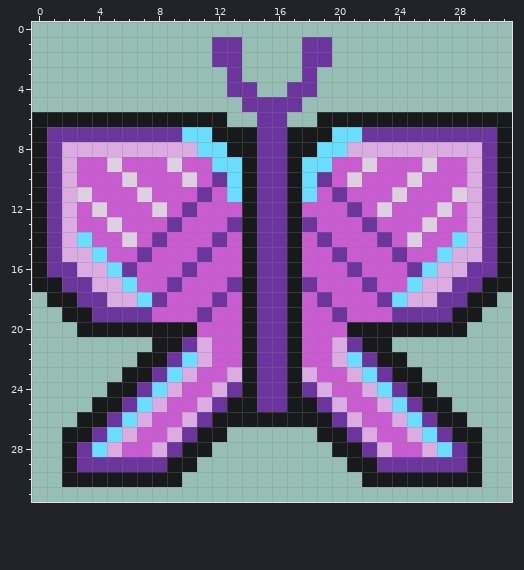
Pixel-art sprite -- src/assets/sprites/powerup/butterfly3.png. That is the earlier state.
The file is 32x32 pixels.
After:
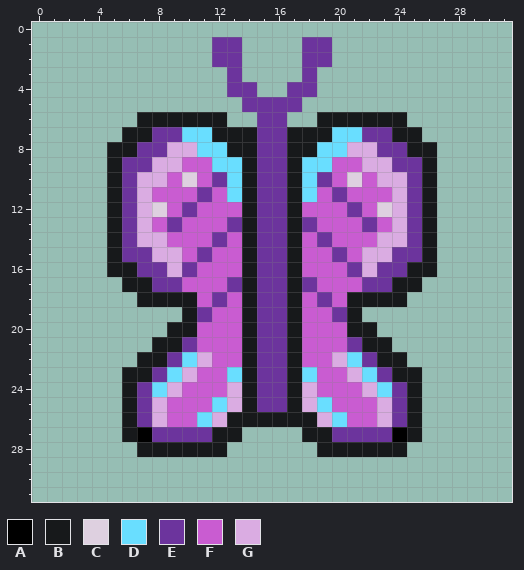
Palette (. is transparent): A #000000  B #17191b  C #ded0e0  D #69deff  E #6c349d  F #c95cd1  G #daace2
What changed:
@@ x 0..31 @@
  5 ..............EEEE..............
- 6 BBBBBBBBBBBBB..EE..BBBBBBBBBBBBB
- 7 BEEEEEEEEEDDBBBEEBBBDDEEEEEEEEEB
- 8 BEGGGGGGGGGDDBBEEBBDDGGGGGGGGGEB
- 9 BEGFFCFFFCFFDDBEEBDDFFCFFFCFFGEB
-10 BEGFFFCFFFCFEDBEEBDEFCFFFCFFFGEB
-11 BEGCFFFCFFFEFDBEEBDFEFFFCFFFCGEB
-12 BEGFCFFFCFEFFFBEEBFFFEFCFFFCFGEB
-13 BEGFFCFFFEFFFEBEEBEFFFEFFFCFFGEB
-14 BEGDFFCFEFFFEFBEEBFEFFFEFCFFDGEB
-15 BEGGDFFEFFFEFFBEEBFFEFFFEFFDGGEB
-16 BEEGGDEFFFEFFFBEEBFFFEFFFEDGGEEB
-17 BBEEGGDFFEFFFEBEEBEFFFEFFDGGEEBB
-18 .BBEEGGDEFFFEFBEEBFEFFFEDGGEEBB.
-19 ..BBEEEEFFFEFFBEEBFFEFFFEEEEBB..
-20 ...BBBBBBBBFFFBEEBFFFBBBBBBBB...
-21 ........BBEGFFBEEBFFGEBB........
+ 6 .......BBBBBB..EE..BBBBBB.......
+ 7 ......BBEEDDBBBEEBBBDDEEBB......
+ 8 .....BBEEGGDDBBEEBBDDGGEEBB.....
+ 9 .....BEEGGFFDDBEEBDDFFGGEEB.....
+10 .....BEGGFCFEDBEEBDEFCFGGEB.....
+11 .....BEGFFFEFDBEEBDFEFFFGEB.....
+12 .....BEGCFEFFFBEEBFFFEFCGEB.....
+13 .....BEGFEFFFEBEEBEFFFEFGEB.....
+14 .....BEGGFFFEFBEEBFEFFFGGEB.....
+15 .....BEEGGFEFFBEEBFFEFGGEEB.....
+16 .....BBEEGEFFFBEEBFFFEGEEBB.....
+17 ......BBEEFFFEBEEBEFFFEEBB......
+18 .......BBBBFEFBEEBFEFBBBB.......
+19 ..........BEFFBEEBFFEB..........
+20 .........BBFFFBEEBFFFBB.........
+21 ........BBEFFFBEEBFFFEBB........
 22 .......BBEDGFFBEEBFFGDEBB.......
-23 ......BBEDGFFGBEEBGFFGDEBB......
-24 .....BBEDGFFGEBEEBEGFFGDEBB.....
-25 ....BBEDGFFGEBBEEBBEGFFGDEBB....
-26 ...BBEDGFFGEBBBBBBBBEGFFGDEBB...
-27 ..BBEDGFFGEBB......BBEGFFGDEBB..
-28 ..BEDGFFGEBB........BBEGFFGDEB..
-29 ..BEEEEEEBB..........BBEEEEEEB..
-30 ..BBBBBBBB............BBBBBBBB..
+23 ......BBEDGFFDBEEBDFFGDEBB......
+24 ......BEDGFFFGBEEBGFFFGDEB......
+25 ......BEGFFFDGBEEBGDFFFGEB......
+26 ......BEGFFDGBBBBBBGDFFGEB......
+27 ......BAEEEEBB....BBEEEEAB......
+28 .......BBBBBB......BBBBBB.......
+29 ................................
+30 ................................
 31 ................................
Where, in picture pixels (left, top, right, bottom), the same in both pictures:
changed: (32, 112, 242, 487)
changed: (302, 112, 512, 487)
